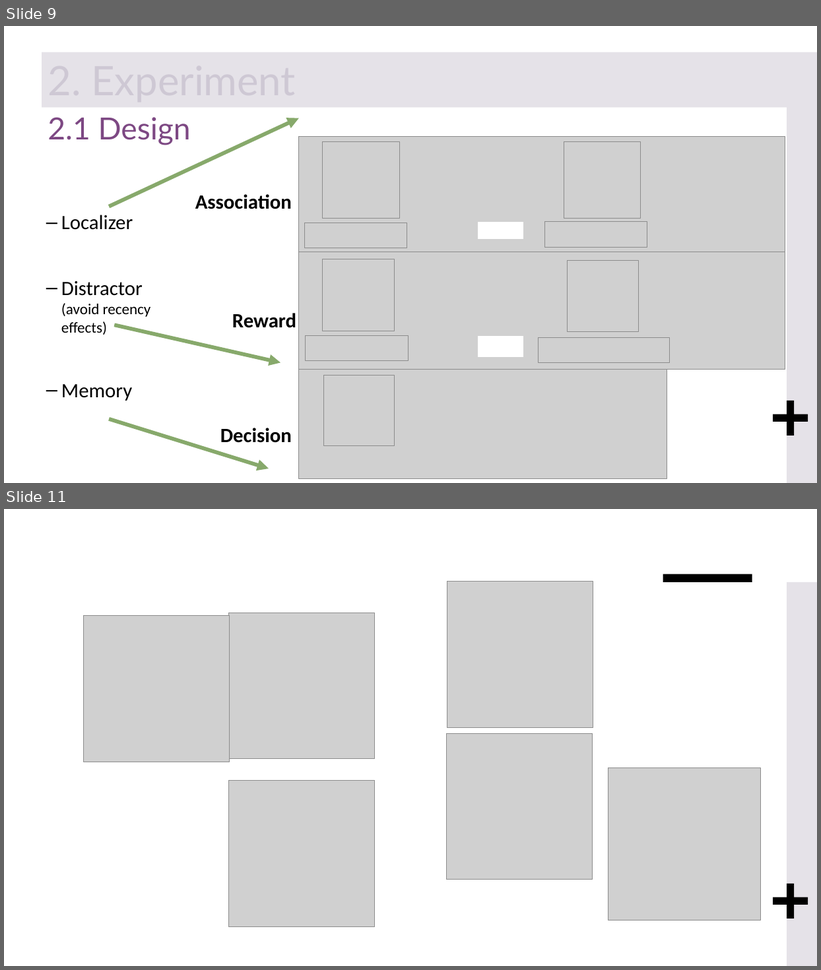
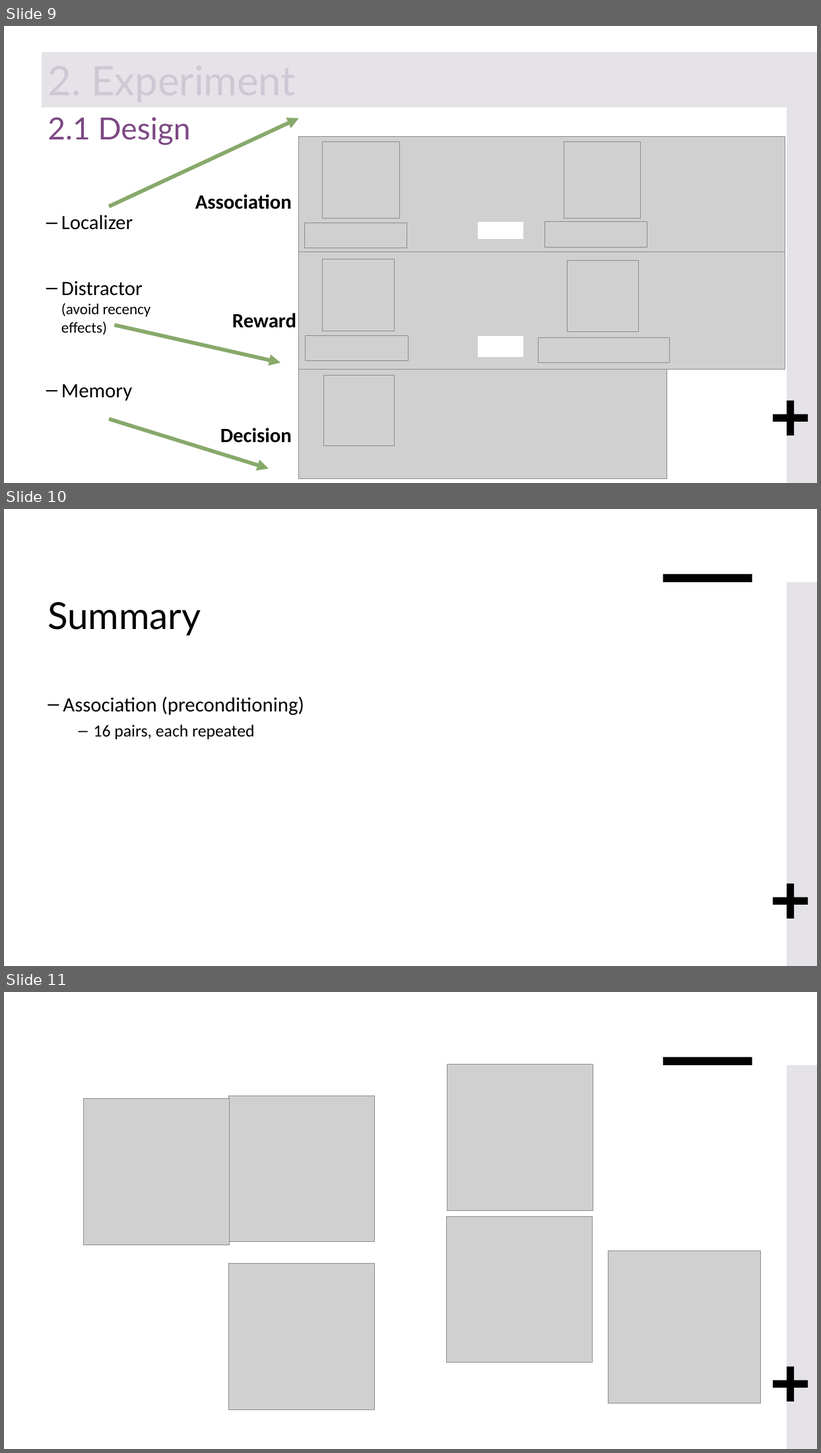
Before and after one commit to FlorianLeprevost/SemLink, a slide deck: BionPres2.pptx. Shown one above the other, each under a label of ours: slides 9 and 11 before the commit, slides 9, 10 and 11 after it; the slides between them are not shown. The pictures are 821x970 and 821x1453 pixels, drawn with LibreOffice and Linux fonts; fonts in the diff are those of the drawing; grey boxes stand for pictures. Boxes give left, top, right and bottom in pixels: in the first picture for what was removed or moved away, otherwise in the second. Text is boxed around its words. In the diff, an @@ line names an element or a change of style, - is before the commit and + after.

```diff
--- a/BionPres2.pptx
+++ b/BionPres2.pptx
@@ slide 10 added at (4,509,817,966), background #FFFFFF; not listed: 3 template elements that a slide beside it also shows @@
@@ title added at (48,602,201,636), 44 pt, text #000000 @@
+Summary
@@ text added at (63,696,304,739), 24 pt, text #000000 @@
+– Association (preconditioning)
+  – 16 pairs, each repeated
```
Also in this commit, not shown: 1 slide removed, 2 other files.
